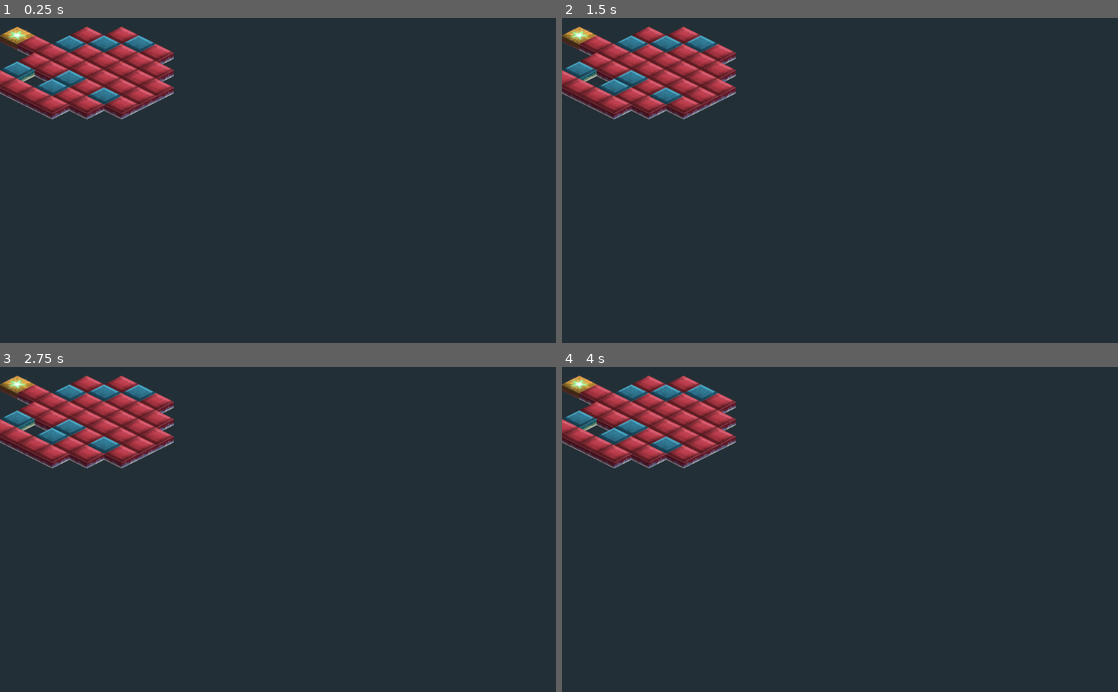
Above: before the commit, frames 1-4 (two rows, left to right).
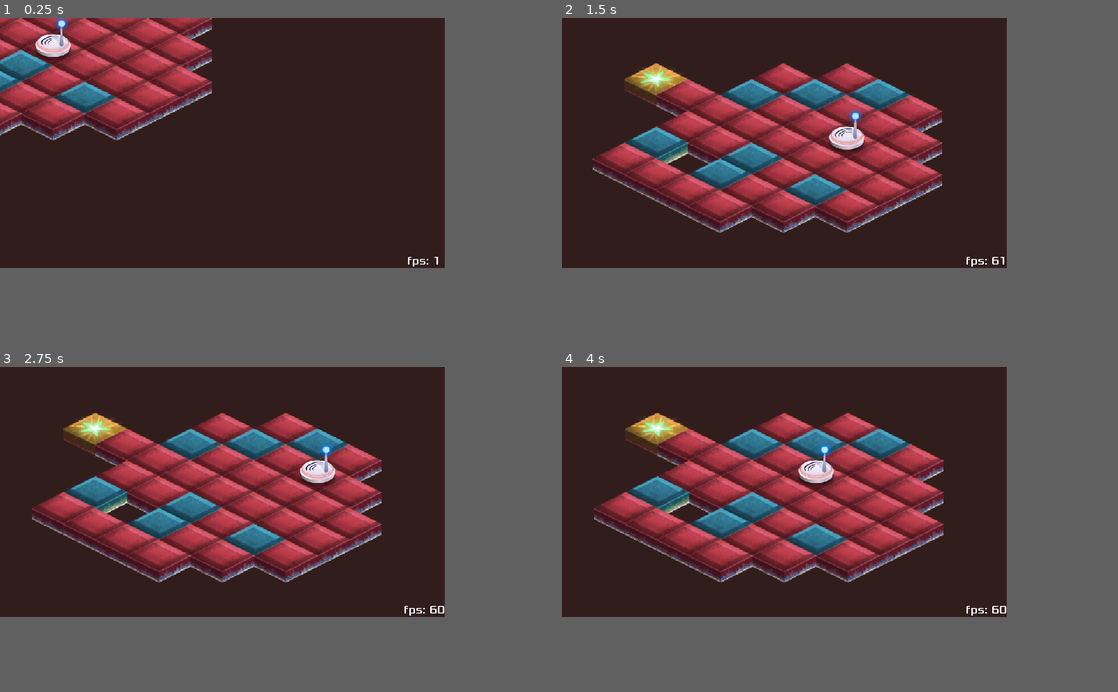
Above: after the commit, the same moments.

Repository: Najim-SD/Static-Discharge
Game: Godot game, scene res://Levels/Level 00.tscn
Same seed, same stepped clock (60 frames per second), same inputs: the game is played once before the commit and once after it.
Inputs:
- Up to frame 1 (0.25 s): no input
- Up to frame 2 (1.5 s): hold D (right, bound only after the commit) 0.53-1.28 s; hold S (down, bound only after the commit) from 1.28 s (still down)
- Up to frame 3 (2.75 s): release S (down, bound only after the commit) at 2.03 s; hold D (right, bound only after the commit) from 2.03 s (still down)
- Up to frame 4 (4 s): tap Enter at 2.75 s; release D (right, bound only after the commit) at 2.78 s; hold W (up, bound only after the commit) 2.78-3.53 s; tap Space at 3.5 s; hold A (left, bound only after the commit) from 3.53 s (still down)
The window is 800x468 before the commit and 640x360 after it. Grey fills any space a smaller window leaves; there, only what the larger window draws over its background counts as a difference.

The runs differ from the first frame. In frame 1, 60% of the frame differs, in the area x 0-80%, y 0-77%; in frame 2, 61%; in frame 3, 61%; in frame 4, 61%.

Commit message:
Added Player Bot with basic movement and the 2D Camera

Diff:
--- a/Levels/Level 00.tscn
+++ b/Levels/Level 00.tscn
@@ -1,6 +1,8 @@
-[gd_scene load_steps=2 format=2]
+[gd_scene load_steps=4 format=2]
 
 [ext_resource path="res://Resources/TileSet.tres" type="TileSet" id=1]
+[ext_resource path="res://Scenes/Bot.tscn" type="PackedScene" id=2]
+[ext_resource path="res://Scenes/MultiCam.tscn" type="PackedScene" id=3]
 
 [node name="Level 00" type="Node2D"]
 
@@ -10,3 +12,17 @@
 cell_size = Vector2( 64, 32 )
 format = 1
 tile_data = PoolIntArray( -196604, 0, 0, -196603, 1, 0, -196602, 0, 0, -131069, 0, 0, -131068, 1, 0, -131067, 0, 0, -13 …(373 unchanged characters)…
+
+[node name="Bot" parent="." instance=ExtResource( 2 )]
+position = Vector2( 160, 96 )
+
+[node name="MultiCam" parent="." instance=ExtResource( 3 )]
+zoom = Vector2( 0.7, 0.7 )
+drag_margin_left = 0.0
+drag_margin_top = 0.0
+drag_margin_right = 0.0
+drag_margin_bottom = 0.0
+targets = [ "Cam Target" ]
+
+[node name="Cam Target" type="Position2D" parent="."]
+position = Vector2( 160, 96 )
--- /dev/null
+++ b/Scenes/Bot.gd
@@ -0,0 +1,44 @@
+extends Node2D
+
+signal step
+var Hovering = false
+var targetPos = Vector2.ZERO
+
+func _ready():
+	targetPos = position
+	pass #_ready()
+
+
+func _process(delta):
+	if justPressed("up"):
+		targetPos.x -= 32
+		targetPos.y -= 16
+	if justPressed("down"):
+		targetPos.x += 32
+		targetPos.y += 16
+	if justPressed("right"):
+		targetPos.x += 32
+		targetPos.y -= 16
+	if justPressed("left"):
+		targetPos.x -= 32
+		targetPos.y += 16
+
+	position = position.linear_interpolate(targetPos, 0.5)
+
+	pass #_process()
+
+
+func isPressed(key:String):
+	if Input.is_action_pressed(key):
+		return true
+	else : return false
+
+func justPressed(key:String):
+	if Input.is_action_just_pressed(key):
+		return true
+	else : return false
+
+func justReleased(key:String):
+	if Input.is_action_just_released(key):
+		return true
+	else : return false
--- /dev/null
+++ b/Scenes/Bot.tscn
@@ -0,0 +1,20 @@
+[gd_scene load_steps=4 format=2]
+
+[ext_resource path="res://Art/Bot/Bot Design.png" type="Texture" id=1]
+[ext_resource path="res://Scenes/Bot.gd" type="Script" id=2]
+
+[sub_resource type="SpriteFrames" id=1]
+animations = [ {
+"frames": [ ExtResource( 1 ) ],
+"loop": true,
+"name": "default",
+"speed": 5.0
+} ]
+
+[node name="Bot" type="Node2D"]
+script = ExtResource( 2 )
+
+[node name="AnimatedSprite" type="AnimatedSprite" parent="."]
+position = Vector2( 2.60615, -12.2506 )
+scale = Vector2( 0.5, 0.5 )
+frames = SubResource( 1 )
--- /dev/null
+++ b/Scenes/Camera2D.gd
@@ -0,0 +1,69 @@
+extends Camera2D
+
+
+export var targets = ["Player1"]
+var shaking = 0
+var shakingRange = Vector2(-3,3)
+
+func shakeCam(duration:int, shakeR:Vector2):
+	if shaking <= 0 or shakeR.y >= shakingRange.y:
+		shaking = duration
+		shakingRange = shakeR
+
+
+func playFX(fx:String):
+	$HUD/AnimatedFX.visible = true
+	$HUD/AnimatedFX.frame = 0
+	$HUD/AnimatedFX.play(fx)
+
+
+func _ready():
+
+	pass # Replace with function body.
+
+
+func _process(delta):
+	shaking = max(shaking-1, 0)
+	if shaking > 0:
+		offset = Vector2(rand_range(shakingRange.x,shakingRange.y), rand_range(shakingRange.x,shakingRange.y))
+	else:
+		offset = Vector2.ZERO
+	if targets.size() <= 0:
+		return
+	var pos:Vector2 = get_parent().find_node(targets[0]).position
+	var maxX = pos.x
+	var minX = pos.x
+	var maxY = pos.y
+	var minY = pos.y
+	for t in targets:
+		pos.x += get_parent().find_node(t).position.x
+		pos.x /= 2
+		pos.y += get_parent().find_node(t).position.y
+		pos.y /= 2
+
+		if get_parent().find_node(t).position.x > maxX : maxX = get_parent().find_node(t).position.x
+		if get_parent().find_node(t).position.x < minX : minX = get_parent().find_node(t).position.x
+		if get_parent().find_node(t).position.y > maxY : maxY = get_parent().find_node(t).position.y
+		if get_parent().find_node(t).position.y < minY : minY = get_parent().find_node(t).position.y
+	position = pos
+
+	### ------------------------------------ ZOOM
+	if targets.size() == 1:
+		return
+
+	var hPad = 500
+	var vPad = 300
+	var wid = maxX - minX + hPad
+	var height = maxY - minY + vPad
+	var factor1 = zoom.x; var factor2 = zoom.y
+
+	factor1 = wid / 1280
+	factor2 = height / 720
+	var f = max(factor1, factor2)
+
+	#f = clamp(f, 1, 2)
+	if f < 1 : f = 1
+
+	zoom.x = f
+	zoom.y = f
+	pass
--- /dev/null
+++ b/Scenes/FPS.gd
@@ -0,0 +1,16 @@
+extends Label
+
+
+# Declare member variables here. Examples:
+# var a = 2
+# var b = "text"
+
+
+# Called when the node enters the scene tree for the first time.
+func _ready():
+	pass
+
+
+# Called every frame. 'delta' is the elapsed time since the previous frame.
+func _process(delta):
+	text = "fps: " + str(Engine.get_frames_per_second())
--- /dev/null
+++ b/Scenes/FPS_Label.tscn
@@ -0,0 +1,22 @@
+[gd_scene load_steps=4 format=2]
+
+[ext_resource path="res://Scenes/FPS.gd" type="Script" id=1]
+[ext_resource path="res://Art/UI/Font/Xolonium-Regular.ttf" type="DynamicFontData" id=2]
+
+[sub_resource type="DynamicFont" id=1]
+font_data = ExtResource( 2 )
+
+[node name="FPS" type="Label"]
+anchor_top = 1.0
+anchor_bottom = 1.0
+margin_left = 10.0
+margin_top = -25.0
+margin_right = 59.0
+margin_bottom = -5.0
+custom_fonts/font = SubResource( 1 )
+text = "fps: 60"
+align = 1
+script = ExtResource( 1 )
+__meta__ = {
+"_edit_use_anchors_": false
+}
--- /dev/null
+++ b/Scenes/Game Manager.gd
@@ -0,0 +1,16 @@
+extends Node2D
+
+
+# Declare member variables here. Examples:
+# var a = 2
+# var b = "text"
+
+
+# Called when the node enters the scene tree for the first time.
+func _ready():
+	pass # Replace with function body.
+
+
+# Called every frame. 'delta' is the elapsed time since the previous frame.
+#func _process(delta):
+#	pass
--- /dev/null
+++ b/Scenes/Game Manager.tscn
@@ -0,0 +1,6 @@
+[gd_scene load_steps=2 format=2]
+
+[ext_resource path="res://Scenes/Game Manager.gd" type="Script" id=1]
+
+[node name="Game Manager" type="Node2D"]
+script = ExtResource( 1 )
--- /dev/null
+++ b/Scenes/MultiCam.tscn
@@ -0,0 +1,47 @@
+[gd_scene load_steps=9 format=2]
+
+[ext_resource path="res://Scenes/Camera2D.gd" type="Script" id=1]
+[ext_resource path="res://Scenes/FPS_Label.tscn" type="PackedScene" id=3]
+[ext_resource path="res://Art/Fx/WhiteScreenFX/WhiteScreenFX0001.png" type="Texture" id=4]
+[ext_resource path="res://Art/Fx/WhiteScreenFX/WhiteScreenFX0005.png" type="Texture" id=5]
+[ext_resource path="res://Art/Fx/WhiteScreenFX/WhiteScreenFX0004.png" type="Texture" id=6]
+[ext_resource path="res://Art/Fx/WhiteScreenFX/WhiteScreenFX0003.png" type="Texture" id=7]
+[ext_resource path="res://Art/Fx/WhiteScreenFX/WhiteScreenFX0002.png" type="Texture" id=8]
+
+[sub_resource type="SpriteFrames" id=1]
+animations = [ {
+"frames": [ ExtResource( 4 ), ExtResource( 8 ), ExtResource( 7 ), ExtResource( 6 ), ExtResource( 5 ) ],
+"loop": false,
+"name": "WhiteScreenFX",
+"speed": 24.0
+} ]
+
+[node name="MultiCam" type="Camera2D"]
+position = Vector2( 640, 360 )
+current = true
+drag_margin_h_enabled = true
+drag_margin_v_enabled = true
+smoothing_enabled = true
+smoothing_speed = 4.0
+drag_margin_top = 0.1
+script = ExtResource( 1 )
+__meta__ = {
+"_edit_group_": true
+}
+
+[node name="HUD" type="CanvasLayer" parent="."]
+layer = 2
+
+[node name="FPS" parent="HUD" instance=ExtResource( 3 )]
+anchor_left = 1.0
+anchor_right = 1.0
+margin_left = -59.0
+margin_top = -20.0
+margin_right = 0.0
+margin_bottom = 0.0
+
+[node name="AnimatedFX" type="AnimatedSprite" parent="HUD"]
+visible = false
+frames = SubResource( 1 )
+animation = "WhiteScreenFX"
+centered = false
--- a/project.godot
+++ b/project.godot
@@ -14,6 +14,41 @@
 run/main_scene="res://Levels/Level 00.tscn"
 config/icon="res://icon.png"
 
+[display]
+
+window/size/width=640
+window/size/height=360
+window/stretch/mode="2d"
+window/stretch/aspect="keep"
+
+[input]
+
+right={
+"deadzone": 0.5,
+"events": [ Object(InputEventKey,"resource_local_to_scene":false,"resource_name":"","device":0,"alt":false,"shift":false,"control":false,"meta":false,"command":false,"pressed":false,"scancode":68,"unicode":0,"echo":false,"script":null)
+ ]
+}
+left={
+"deadzone": 0.5,
+"events": [ Object(InputEventKey,"resource_local_to_scene":false,"resource_name":"","device":0,"alt":false,"shift":false,"control":false,"meta":false,"command":false,"pressed":false,"scancode":65,"unicode":0,"echo":false,"script":null)
+ ]
+}
+up={
+"deadzone": 0.5,
+"events": [ Object(InputEventKey,"resource_local_to_scene":false,"resource_name":"","device":0,"alt":false,"shift":false,"control":false,"meta":false,"command":false,"pressed":false,"scancode":87,"unicode":0,"echo":false,"script":null)
+ ]
+}
+down={
+"deadzone": 0.5,
+"events": [ Object(InputEventKey,"resource_local_to_scene":false,"resource_name":"","device":0,"alt":false,"shift":false,"control":false,"meta":false,"command":false,"pressed":false,"scancode":83,"unicode":0,"echo":false,"script":null)
+ ]
+}
+discharge={
+"deadzone": 0.5,
+"events": [ Object(InputEventKey,"resource_local_to_scene":false,"resource_name":"","device":0,"alt":false,"shift":false,"control":false,"meta":false,"command":false,"pressed":false,"scancode":75,"unicode":0,"echo":false,"script":null)
+ ]
+}
+
 [physics]
 
 common/enable_pause_aware_picking=true
@@ -23,5 +58,5 @@
 quality/driver/driver_name="GLES2"
 vram_compression/import_etc=true
 vram_compression/import_etc2=false
-environment/default_clear_color=Color( 0.137255, 0.184314, 0.211765, 1 )
+environment/default_clear_color=Color( 0.196078, 0.113725, 0.113725, 1 )
 environment/default_environment="res://default_env.tres"
Binary file added: Art/Bot/Bot Design.png
Not shown, added: Art/Bot/Bot Design.png.import
Binary file added: Art/FX/BlackScreen.png
Not shown, added: Art/FX/BlackScreen.png.import
Binary file added: Art/FX/DustParticle.png
Not shown, added: Art/FX/DustParticle.png.import
Binary file added: Art/FX/ScreenFX.png
Not shown, added: Art/FX/ScreenFX.png.import
Binary file added: Art/FX/WhiteScreenFX/WhiteScreenFX0001.png
Not shown, added: Art/FX/WhiteScreenFX/WhiteScreenFX0001.png.import
Binary file added: Art/FX/WhiteScreenFX/WhiteScreenFX0002.png
Not shown, added: Art/FX/WhiteScreenFX/WhiteScreenFX0002.png.import
(and 7 more such lines)
